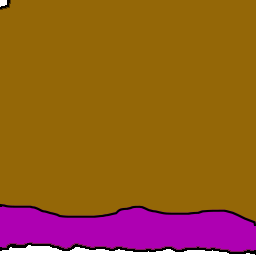
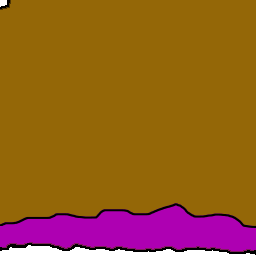
Two versions of the same layered image (256 x 256). Layer-by-layer changes:
hid "N3XD Middle" over box(0, 203, 256, 228)
added layer "N3XD Middle-New" above "N3XD" over box(0, 203, 256, 228)
